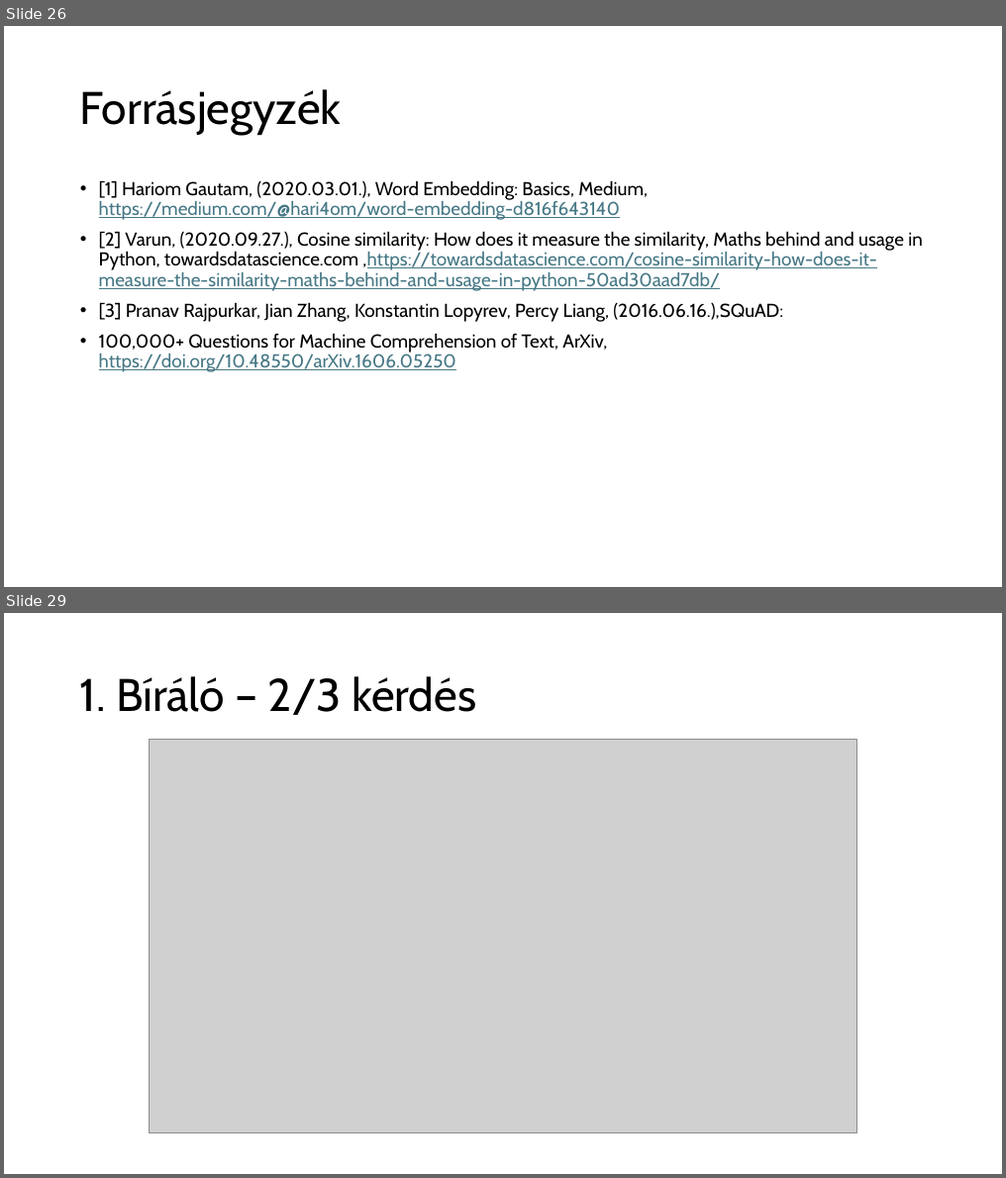
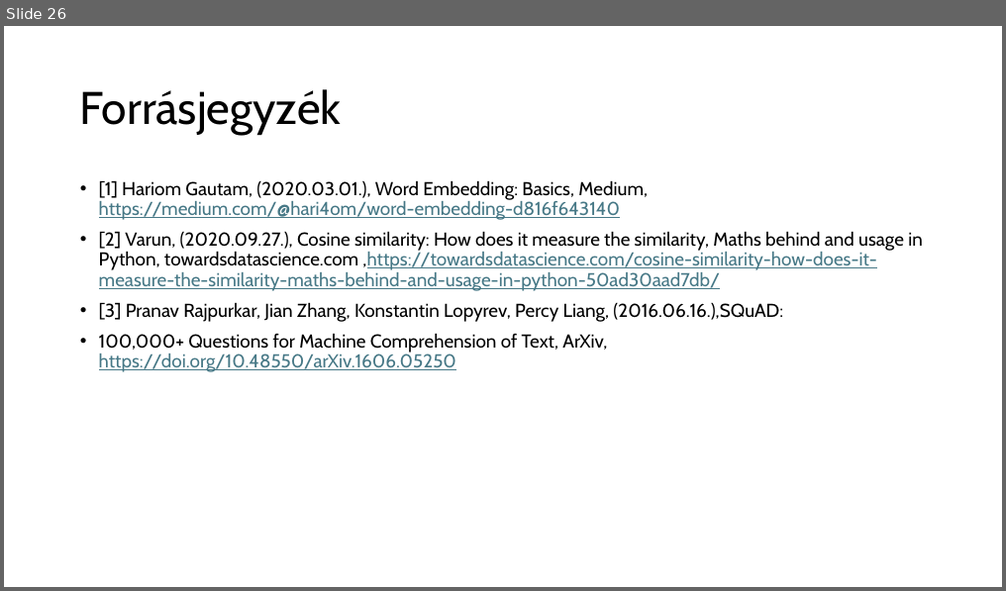
Before and after one commit to czotterbenedek/szakdoga_tdk, a slide deck: szakdoga/szakdolgozat_vedes.pptx. Shown one above the other, each under a label of ours: slides 26 and 29 before the commit, slide 26 after it; the slides between them are not shown. The pictures are 1006x1178 and 1006x591 pixels, drawn with LibreOffice and Linux fonts; fonts in the diff are those of the drawing; grey boxes stand for pictures. Boxes give left, top, right and bottom in pixels: in the first picture for what was removed or moved away, otherwise in the second. Text is boxed around its words. In the diff, an @@ line names an element or a change of style, - is before the commit and + after.

```diff
--- a/szakdoga/szakdolgozat_vedes.pptx
+++ b/szakdoga/szakdolgozat_vedes.pptx
@@ slide 29 removed at (4,613,1002,1174), background #FFFFFF @@
@@ title removed at (80,676,476,715) @@
-1. Bíráló – 2/3 kérdés
@@ picture removed at (149,740,857,1134) @@
```
Also in this commit, not shown: 21 slides changed, 6 other slides removed.
